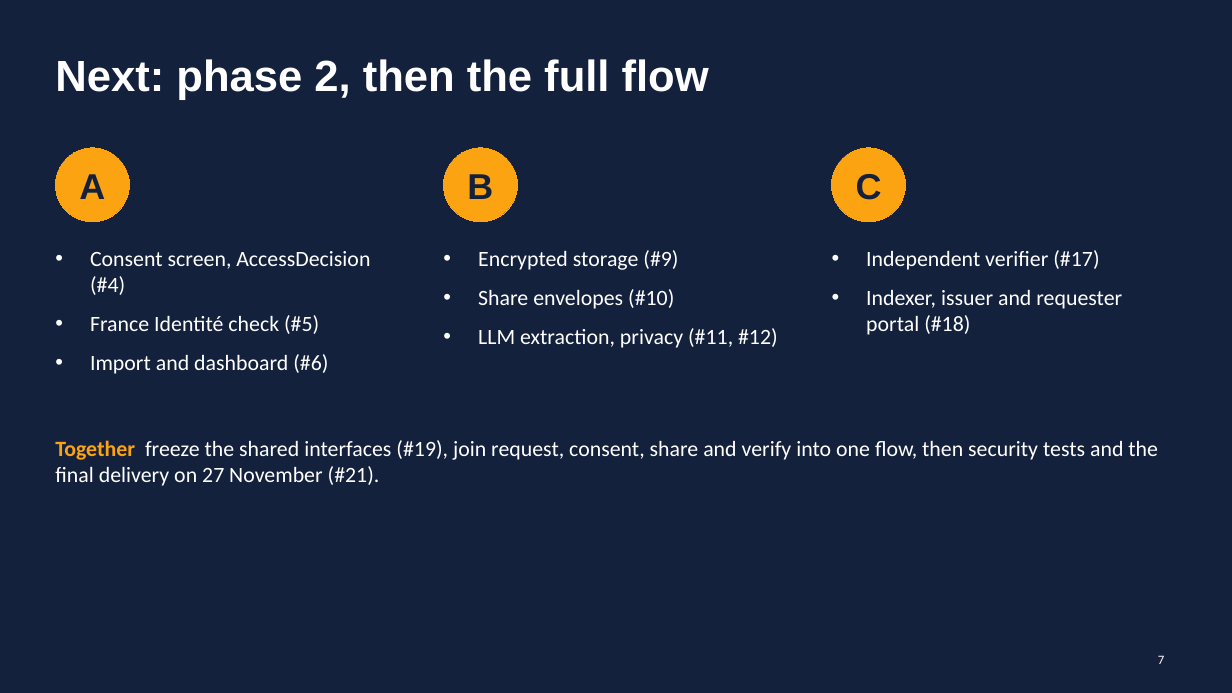
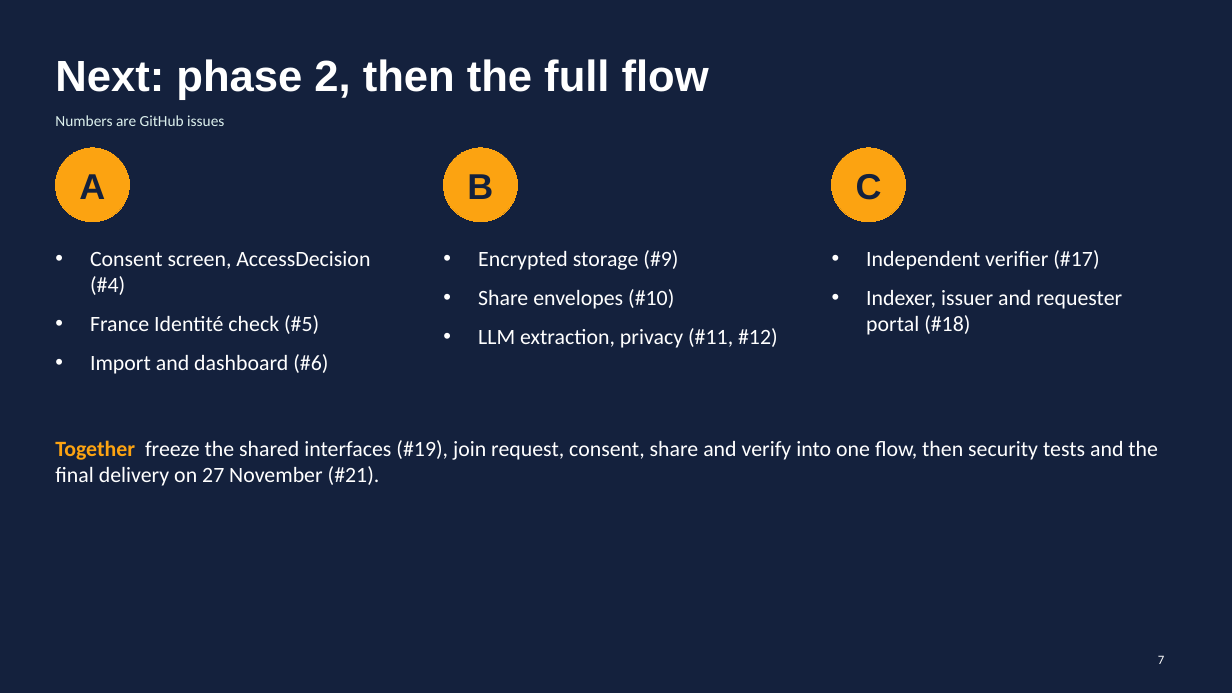
Before and after one commit to CouturierNathan/Glimpse, a slide deck: slide 7 of docs/mid-term-demo.pptx. Drawn at 1232x693 pixels with LibreOffice and Linux fonts; fonts in the diff are those of the drawing. Boxes give left, top, right and bottom in pixels: in the first picture for what was removed or moved away, otherwise in the second. Text is boxed around its words. In the diff, an @@ line names an element or a change of style, - is before the commit and + after.

```diff
--- a/docs/mid-term-demo.pptx
+++ b/docs/mid-term-demo.pptx
@@ text added at (55, 115, 224, 126), 12 pt, text #DDF1EE @@
+Numbers are GitHub issues
```
Also in this commit, not shown: 5 other slides changed, 1 other file.
